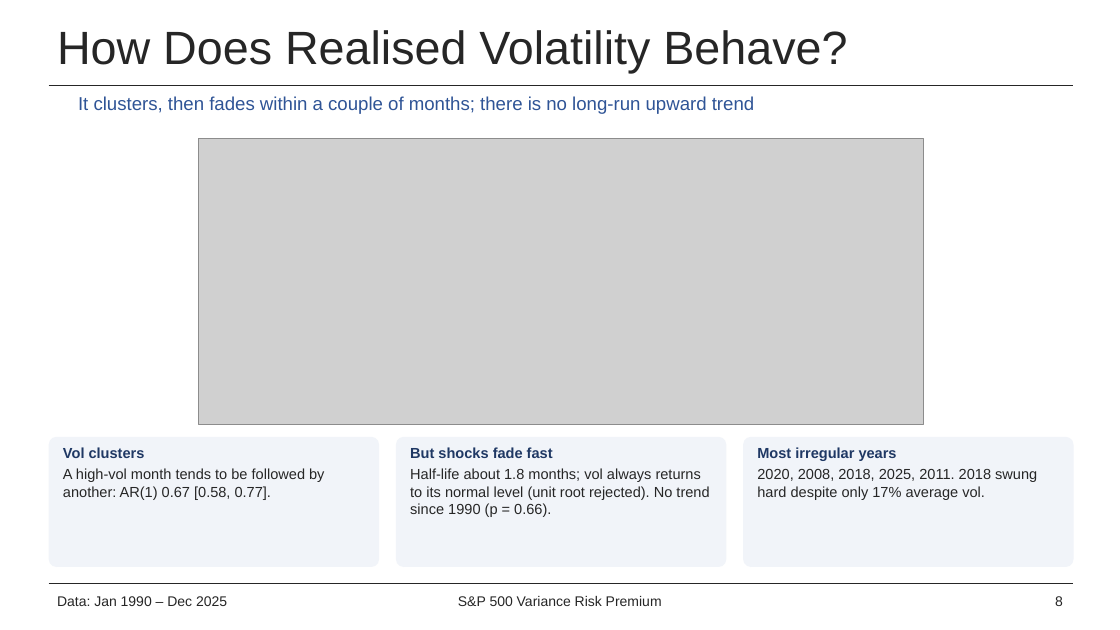
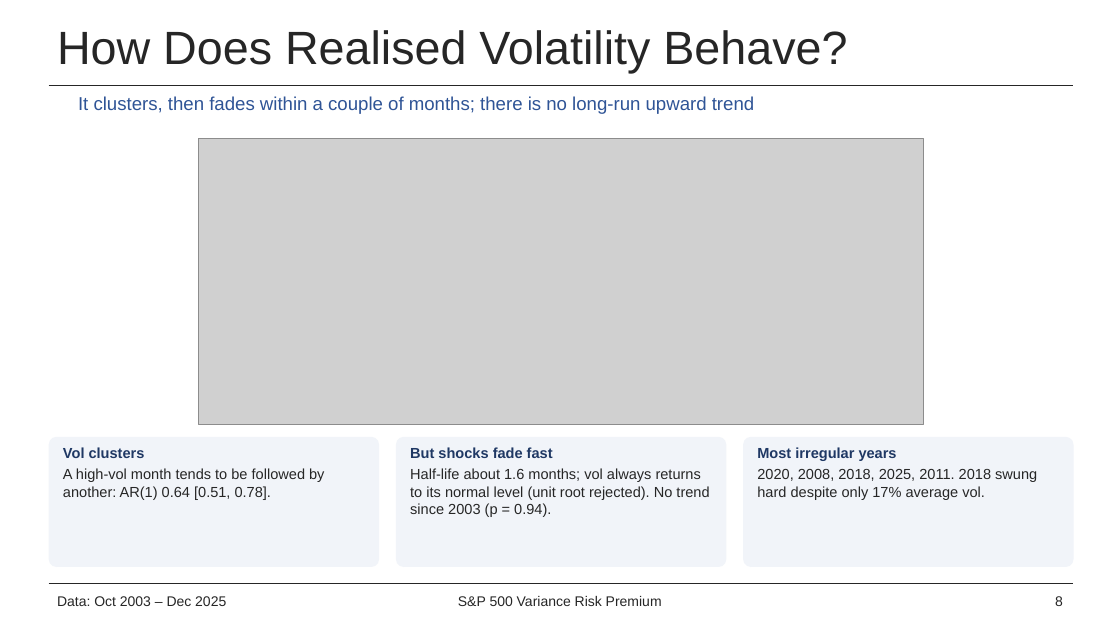
Before and after one commit to alston-yam/project_VIX, a slide deck: slide 8 of deck/VIX_pitch.pptx. Drawn at 1120x630 pixels with LibreOffice and Linux fonts; fonts in the diff are those of the drawing; grey boxes stand for pictures; background and template pictures are left out. Boxes give left, top, right and bottom in pixels: in the first picture for what was removed or moved away, otherwise in the second. Text is boxed around its words. In the diff, an @@ line names an element or a change of style, - is before the commit and + after.

```diff
--- a/deck/VIX_pitch.pptx
+++ b/deck/VIX_pitch.pptx
@@ text at (63, 468, 324, 500): text changed @@
-A high-vol month tends to be followed by another: AR(1) 0.67 [0.58, 0.77].
+A high-vol month tends to be followed by another: AR(1) 0.64 [0.51, 0.78].
@@ text at (410, 468, 709, 517): text changed @@
-Half-life about 1.8 months; vol always returns to its normal level (unit root rejected). No trend since 1990 (p = 0.66).
+Half-life about 1.6 months; vol always returns to its normal level (unit root rejected). No trend since 2003 (p = 0.94).
@@ text at (57, 596, 226, 606): text changed @@
-Data: Jan 1990 – Dec 2025
+Data: Oct 2003 – Dec 2025
```
Also in this commit, not shown: 15 other slides changed, 1 slide added, 53 other files.
